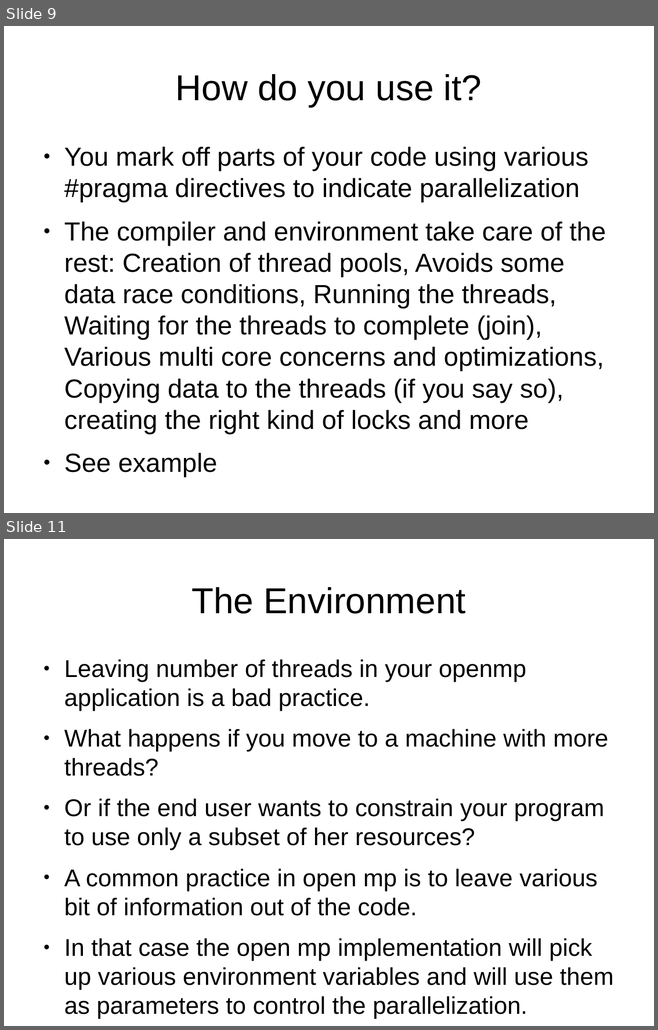
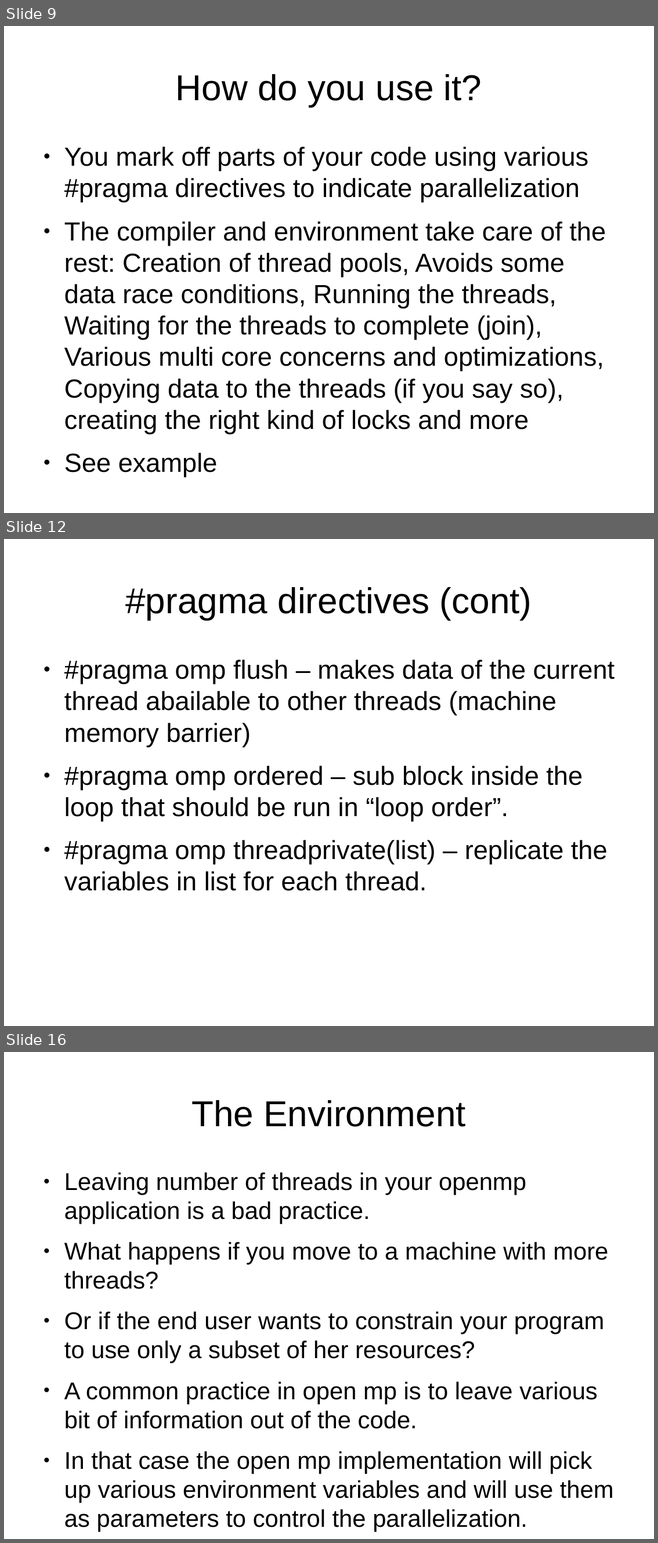
Before and after one commit to veltzer/demos-linux, a slide deck: multi_core/openmp.odp. Shown one above the other, each under a label of ours: slides 9 and 11 before the commit, slides 9, 12 and 16 after it; the slides between them are not shown. The pictures are 658x1030 and 658x1543 pixels, drawn with LibreOffice and Linux fonts; fonts in the diff are those of the drawing. Boxes give left, top, right and bottom in pixels: in the first picture for what was removed or moved away, otherwise in the second. Text is boxed around its words. In the diff, an @@ line names an element or a change of style, - is before the commit and + after.

```diff
--- a/multi_core/openmp.odp
+++ b/multi_core/openmp.odp
@@ slide 12 added at [4, 539, 654, 1026], background #FFFFFF @@
@@ title added at [125, 587, 532, 620], 44 pt, text #000000 @@
+#pragma directives (cont)
@@ text added at [64, 660, 614, 891], 32 pt, text #000000 @@
+● #pragma omp flush – makes data of the current thread abailable to other threads (machine memory barrier)
+● #pragma omp ordered – sub block inside the loop that should be run in “loop order”.
+● #pragma omp threadprivate(list) – replicate the variables in list for each thread.
@@ what was slide 11 is now slide 16 @@
```
Also in this commit, not shown: 1 slide changed, 9 other slides added, 4 other files.
